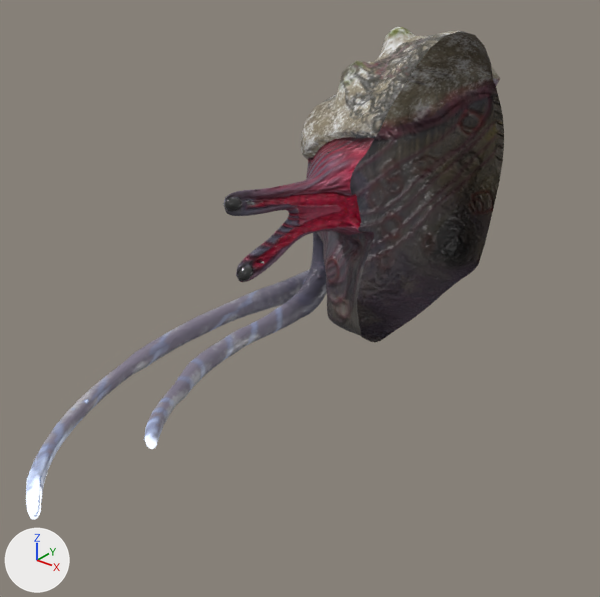
Before and after pictures for a commit that changed the glTF model Portfoliomonster.gltf.
Camera for both pictures: a 50 mm camera at (18.9, -37.5, 19.3) aimed at (-0.5, -13.2, 4.2). The axes (+X, +Y, +Z) are drawn at lower left. The lights are the same throughout. Where no turn or scale is listed for an object, it has been applied to the vertices. Vertices at the same position are counted once.

Names of what the first picture shows: 'sHELL'.
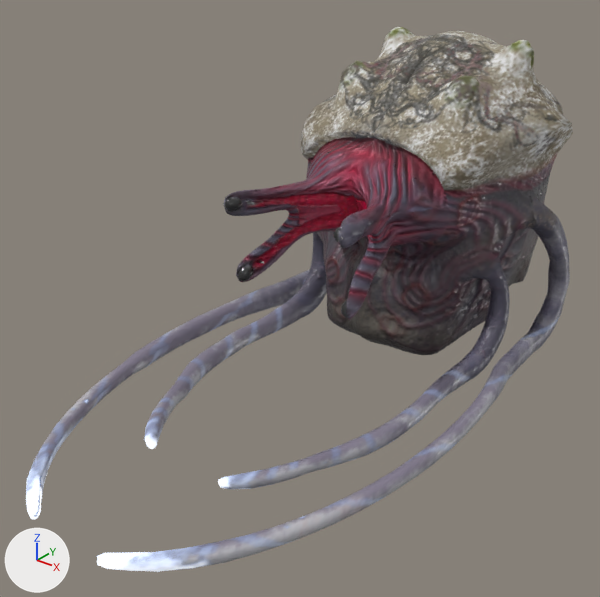
Location of each change, (x1, y1, x2, y2) in pixels of the pictures (600 x 597 px):
'sHELL', reshaped (14% wider, 11% taller)
    before: (26, 27, 504, 520)
    after: (26, 27, 573, 572)
part 1 of me_cylinder_001, added
    after: (97, 31, 573, 572)

The change in detail:
me_cylinder_001 is used by ob_shell; location (0.0, -3.0, 0.72).
me_cylinder_001 had 3561 vertices, 7068 faces and spanned x -7.3..0.0, y -23.1..6.7, z -0.9..13.0.
me_cylinder_001 now has 7020 vertices, 14135 faces and spans x -7.3..7.3, y -23.1..6.7, z -0.9..13.0.
me_cylinder_001 part 1: 3459 vertices added at x 0.1..7.3, y -23.1..6.5, z -0.9..12.9.
